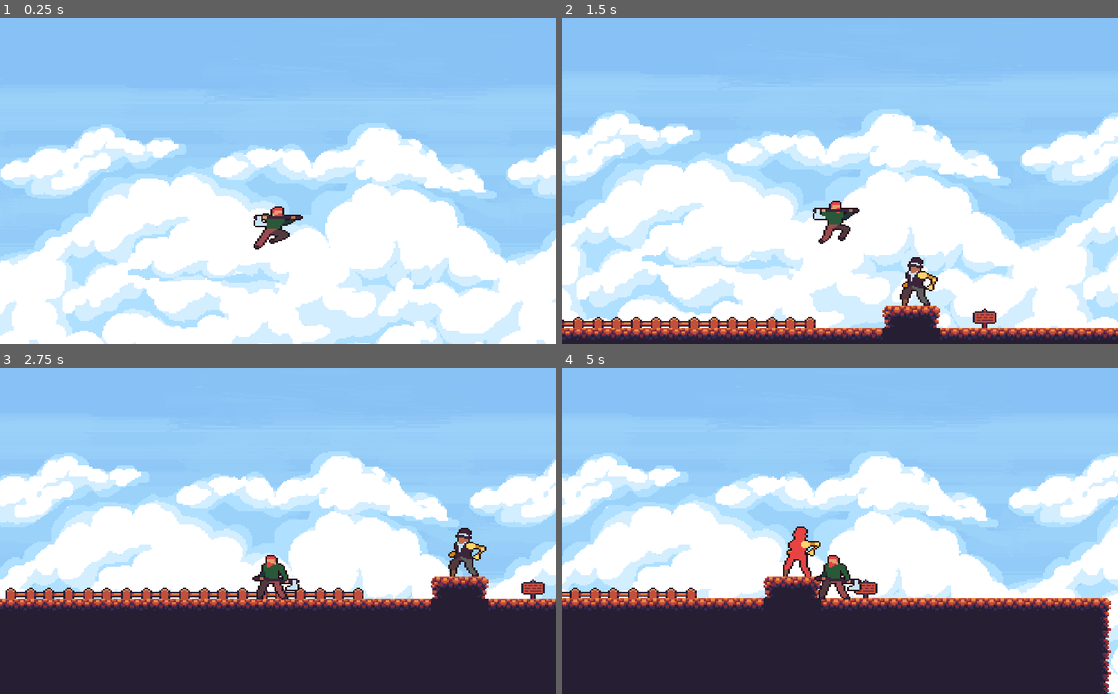
Above: before the commit, frames 1-4 (two rows, left to right).
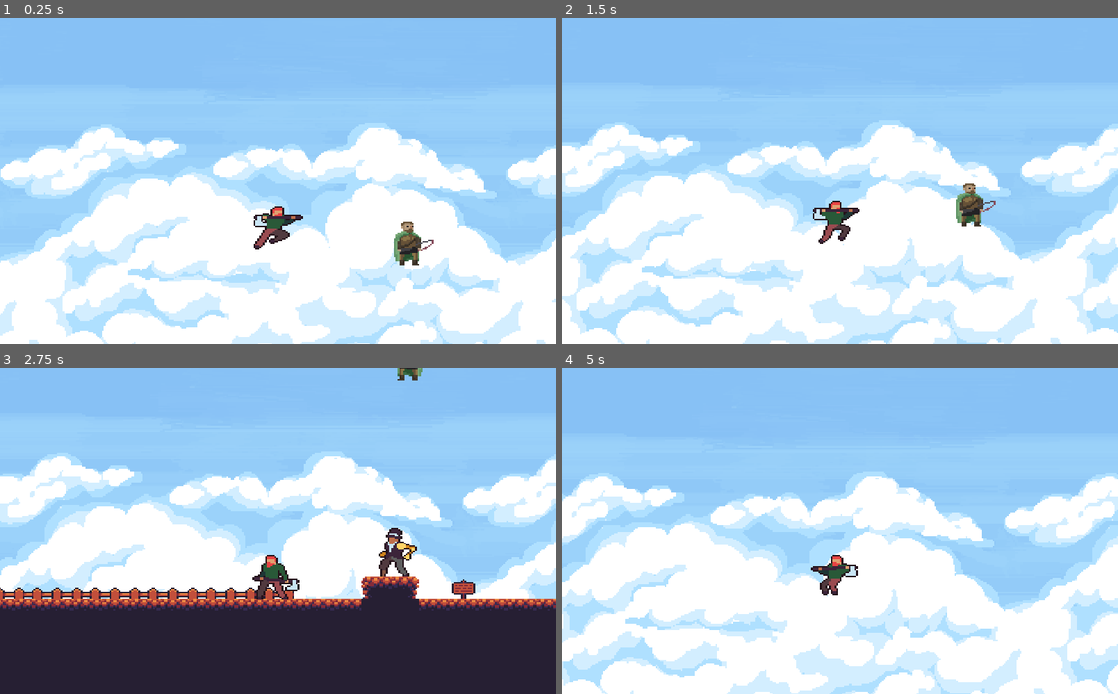
Above: after the commit, the same moments.

Repository: JuanWigg/RPGPlatformer-GodotProject
Game: Godot game, scene res://LevelTemplate.tscn
The game is run twice, just before and just after one commit, with the same random seed, the same clock (stepped at 60 frames per second) and the same inputs.
Inputs:
- Up to frame 1 (0.25 s): no input
- Up to frame 2 (1.5 s): hold Shift (run) 0.53-1.28 s; hold D (move_right) from 0.53 s (still down); tap Z (attack1) at 0.6 s; tap Space (jump) at 0.77, 1.07 s; tap Shift (run) at 1.35 s
- Up to frame 3 (2.75 s): tap Space (jump) at 1.52, 1.55, 1.82, 2.1 s; release D (move_right) at 2.03 s; hold A (move_left) from 2.03 s (still down); tap Z (attack1) at 2.3 s
- Up to frame 4 (5 s): release A (move_left) at 2.78 s; hold D (move_right) 2.78-4.28 s; tap Z (attack1) at 2.85, 4.55 s; tap Space (jump) at 3.02, 3.32, 3.77, 3.8, 4.07, 4.52, 4.82 s; tap Shift (run) at 3.05, 4.35 s; tap X (attack2) at 3.6 s; hold A (move_left) from 4.28 s (still down)

The runs differ from the first frame. In frame 1, 0.5% of the frame differs, in the area x 70-78%, y 62-76%; in frame 2, 32%; in frame 3, 13%; in frame 4, 52%, in the area x 0-100%, y 26-100%.

Commit message:
sigue con el mago

Diff:
--- a/RPGplatformer/LevelTemplate.tscn
+++ b/RPGplatformer/LevelTemplate.tscn
@@ -6,8 +6,7 @@
 [ext_resource path="res://src/Actors/enemigo/Enemy.tscn" type="PackedScene" id=4]
 [ext_resource path="res://LevelTemplate.gd" type="Script" id=5]
 [ext_resource path="res://assets/sound/Bonetrousle.wav" type="AudioStream" id=6]
-
-
+[ext_resource path="res://src/Actors/mago/mago.tscn" type="PackedScene" id=7]
 
 [sub_resource type="ConvexPolygonShape2D" id=1]
 points = PoolVector2Array( 0, 0, 16, 0, 16, 16, 0, 16 )
@@ -158,9 +157,11 @@
 position = Vector2( 71.4865, -15.1273 )
 texture = ExtResource( 3 )
 
+[node name="mago" parent="." instance=ExtResource( 7 )]
+position = Vector2( 118.729, -127.42 )
+
 [node name="Leñador" parent="." instance=ExtResource( 1 )]
 position = Vector2( 78.6951, -127.531 )
-speed = Vector2( 150, 300 )
 
 [node name="Enemy" parent="." instance=ExtResource( 4 )]
 position = Vector2( 356.351, 23.1003 )
--- a/RPGplatformer/src/Actors/leñador/melee.tscn
+++ b/RPGplatformer/src/Actors/leñador/melee.tscn
@@ -322,7 +322,7 @@
 transitions = [ "idle", "death", SubResource( 22 ), "idle", "hurt", SubResource( 23 ), "hurt", "idle", SubResource( 24  …(933 unchanged characters)…
 start_node = "idle"
 end_node = "death"
-graph_offset = Vector2( 119.175, -164.079 )
+graph_offset = Vector2( -17.825, -292.079 )
 
 [sub_resource type="AnimationNodeStateMachinePlayback" id=51]
 
@@ -336,7 +336,7 @@
 texture = ExtResource( 2 )
 vframes = 10
 hframes = 7
-frame = 63
+frame = 5
 
 [node name="Att1Hit" type="Area2D" parent="PlayerSprite"]
 position = Vector2( 24.2242, 26.8002 )
@@ -344,6 +344,7 @@
 [node name="HitboxAtt1" type="CollisionShape2D" parent="PlayerSprite/Att1Hit"]
 position = Vector2( -8.98044, -29.249 )
 shape = SubResource( 1 )
+disabled = true
 
 [node name="Att2Hit" type="Area2D" parent="PlayerSprite"]
 
--- /dev/null
+++ b/RPGplatformer/src/Actors/mago/mago.gd
@@ -0,0 +1,86 @@
+extends Actor
+var state_machine
+
+
+func _ready():
+	state_machine = $AnimationTree.get("parameters/playback")
+
+
+
+func _on_Att1Hit_area_entered(area):
+	if area.is_in_group("hurtbox"):
+		area.take_damage(2)
+
+func _on_Att2Hit_area_entered(area):
+	if area.is_in_group("hurtbox"):
+		area.take_damage(1)
+
+
+func _physics_process(delta):
+
+	var direction := get_direction()
+
+	if Input.is_action_pressed("run"):
+		var plus = Vector2(speed.x * 2, speed.y)
+		velocity = calculate_move_velocity(velocity, direction, plus)
+	else:
+		velocity = calculate_move_velocity(velocity, direction, speed)
+	velocity = move_and_slide(velocity, FLOOR_NORMAL)
+	if Input.is_action_just_pressed("attack1"):
+		attack1()
+
+
+func get_direction() -> Vector2:
+	var current = state_machine.get_current_node()
+	var out = Vector2.ZERO
+	out = Vector2(Input.get_action_strength("move_right") - Input.get_action_strength("move_left"), 0)
+	if Input.is_action_just_pressed("jump") and is_on_floor():
+		out.y = -1
+	else:
+		out.y = 1
+
+
+
+
+	return out
+
+
+func calculate_move_velocity(
+	linear_velocity: Vector2,
+	direction: Vector2,
+	speed: Vector2
+	) -> Vector2:
+		var new_velocity: = linear_velocity
+		new_velocity.x = speed.x * direction.x
+		new_velocity.y += gravity * get_physics_process_delta_time()
+		if direction.y == -1.0:
+			new_velocity.y = speed.y * direction.y
+
+		if linear_velocity.length() == 0:
+			state_machine.travel("idle")
+		else:
+			if speed.x>0 and speed.x<=150:
+				state_machine.travel("walk")
+			else:
+				state_machine.travel("walk")
+				#state_machine.travel("run")
+
+		if direction.x != 0:
+			$PlayerSprite.scale.x = direction.x
+
+		if direction.y < 0:
+			state_machine.travel("jump")
+		elif direction.y > 0 and !is_on_floor():
+			state_machine.travel("falling")
+		return new_velocity
+
+
+func hurt():
+	state_machine.travel("hurt")
+
+func death():
+	state_machine.travel("die")
+	set_physics_process(false)
+
+func attack1():
+	state_machine.travel("attack1")
--- a/RPGplatformer/src/Actors/mago/mago.tscn
+++ b/RPGplatformer/src/Actors/mago/mago.tscn
@@ -1,10 +1,12 @@
-[gd_scene load_steps=8 format=2]
+[gd_scene load_steps=23 format=2]
 
-[ext_resource path="res://src/Actors/Actor.gd" type="Script" id=1]
+[ext_resource path="res://src/Actors/mago/mago.gd" type="Script" id=1]
 [ext_resource path="res://assets/ranger.png" type="Texture" id=2]
 
-[sub_resource type="Animation" id=1]
-resource_name = "attack1"
+[sub_resource type="RectangleShape2D" id=1]
+extents = Vector2( 5.96885, 14.935 )
+
+[sub_resource type="Animation" id=2]
 loop = true
 tracks/0/type = "value"
 tracks/0/path = NodePath("PlayerSprite:frame")
@@ -19,8 +21,7 @@
 "values": [ 30, 31, 32, 33, 34, 35, 36, 37, 38, 39 ]
 }
 
-[sub_resource type="Animation" id=2]
-resource_name = "die"
+[sub_resource type="Animation" id=3]
 tracks/0/type = "value"
 tracks/0/path = NodePath("PlayerSprite:frame")
 tracks/0/interp = 1
@@ -34,8 +35,7 @@
 "values": [ 41, 42, 43, 44, 45, 46, 47, 48, 49 ]
 }
 
-[sub_resource type="Animation" id=3]
-resource_name = "idle"
+[sub_resource type="Animation" id=4]
 length = 2.0
 loop = true
 tracks/0/type = "value"
@@ -51,8 +51,7 @@
 "values": [ 0, 1, 2, 3, 4, 5, 6, 6, 7, 8, 9, 10, 11, 12, 13, 14, 15, 16, 17, 18 ]
 }
 
-[sub_resource type="Animation" id=4]
-resource_name = "jump"
+[sub_resource type="Animation" id=5]
 loop = true
 tracks/0/type = "value"
 tracks/0/path = NodePath("PlayerSprite:frame")
@@ -67,8 +66,7 @@
 "values": [ 20, 21, 22, 23, 24, 25, 26, 27, 28, 29 ]
 }
 
-[sub_resource type="Animation" id=5]
-resource_name = "walk"
+[sub_resource type="Animation" id=6]
 length = 0.4
 loop = true
 tracks/0/type = "value"
@@ -84,19 +82,83 @@
 "values": [ 22, 26, 27, 23 ]
 }
 
+[sub_resource type="AnimationNodeAnimation" id=7]
+animation = "attack1"
+
+[sub_resource type="AnimationNodeAnimation" id=8]
+animation = "die"
+
+[sub_resource type="AnimationNodeAnimation" id=9]
+animation = "idle"
+
+[sub_resource type="AnimationNodeAnimation" id=18]
+animation = "jump"
+
+[sub_resource type="AnimationNodeAnimation" id=10]
+animation = "walk"
+
+[sub_resource type="AnimationNodeStateMachineTransition" id=11]
+
+[sub_resource type="AnimationNodeStateMachineTransition" id=12]
+switch_mode = 2
+auto_advance = true
+
+[sub_resource type="AnimationNodeStateMachineTransition" id=13]
+
+[sub_resource type="AnimationNodeStateMachineTransition" id=14]
+
+[sub_resource type="AnimationNodeStateMachineTransition" id=15]
+
+[sub_resource type="AnimationNodeStateMachineTransition" id=19]
+
+[sub_resource type="AnimationNodeStateMachineTransition" id=20]
+switch_mode = 2
+auto_advance = true
+
+[sub_resource type="AnimationNodeStateMachine" id=16]
+states/attack1/node = SubResource( 7 )
+states/attack1/position = Vector2( -891, -185 )
+states/die/node = SubResource( 8 )
+states/die/position = Vector2( -400, -185 )
+states/idle/node = SubResource( 9 )
+states/idle/position = Vector2( -647, -185 )
+states/jump/node = SubResource( 18 )
+states/jump/position = Vector2( -854, -90 )
+states/walk/node = SubResource( 10 )
+states/walk/position = Vector2( -647, -68 )
+transitions = [ "idle", "attack1", SubResource( 11 ), "attack1", "idle", SubResource( 12 ), "idle", "die", SubResource( 13 ), "idle", "walk", SubResource( 14 ), "walk", "idle", SubResource( 15 ), "idle", "jump", SubResource( 19 ), "jump", "idle", SubResource( 20 ) ]
+graph_offset = Vector2( -1084, -262 )
+
+[sub_resource type="AnimationNodeStateMachinePlayback" id=17]
+
 [node name="mago" type="KinematicBody2D"]
 script = ExtResource( 1 )
 
+[node name="CollisionShape2D" type="CollisionShape2D" parent="."]
+position = Vector2( -0.132553, 1.70415 )
+shape = SubResource( 1 )
+
 [node name="PlayerSprite" type="Sprite" parent="."]
-position = Vector2( 82.4693, -12.3885 )
+position = Vector2( 0.811844, 0.744625 )
 texture = ExtResource( 2 )
 vframes = 10
 hframes = 10
-frame = 22
+frame = 3
 
 [node name="AnimationPlayer" type="AnimationPlayer" parent="."]
-anims/attack1 = SubResource( 1 )
-anims/die = SubResource( 2 )
-anims/idle = SubResource( 3 )
-anims/jump = SubResource( 4 )
-anims/walk = SubResource( 5 )
+anims/attack1 = SubResource( 2 )
+anims/die = SubResource( 3 )
+anims/idle = SubResource( 4 )
+anims/jump = SubResource( 5 )
+anims/walk = SubResource( 6 )
+
+[node name="Camera2D" type="Camera2D" parent="."]
+scale = Vector2( 0.627, 1 )
+current = true
+zoom = Vector2( 0.2, 0.2 )
+
+[node name="AnimationTree" type="AnimationTree" parent="."]
+tree_root = SubResource( 16 )
+anim_player = NodePath("../AnimationPlayer")
+active = true
+parameters/playback = SubResource( 17 )
Not shown: 1 places in RPGplatformer/LevelTemplate.tscn that only renumber resources
